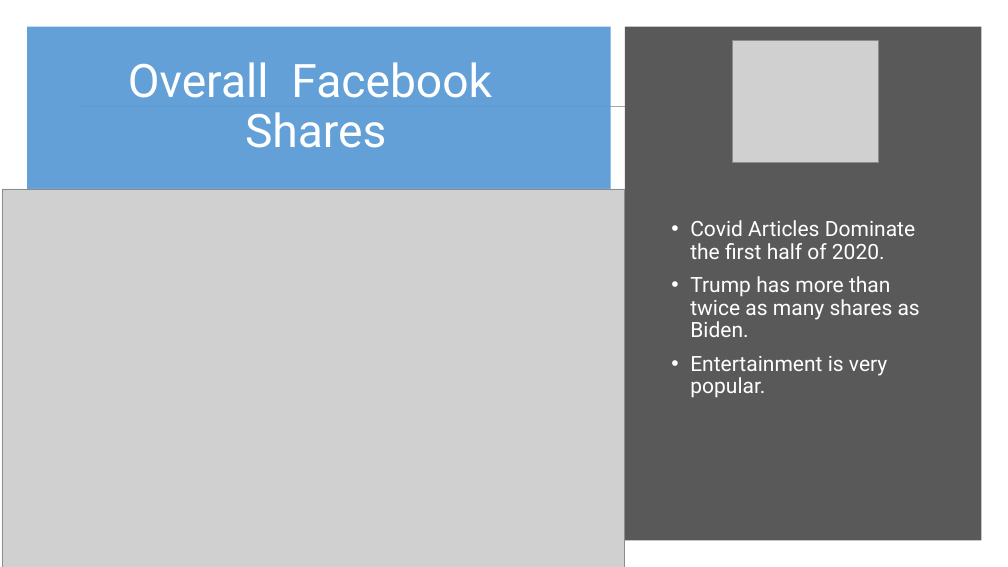
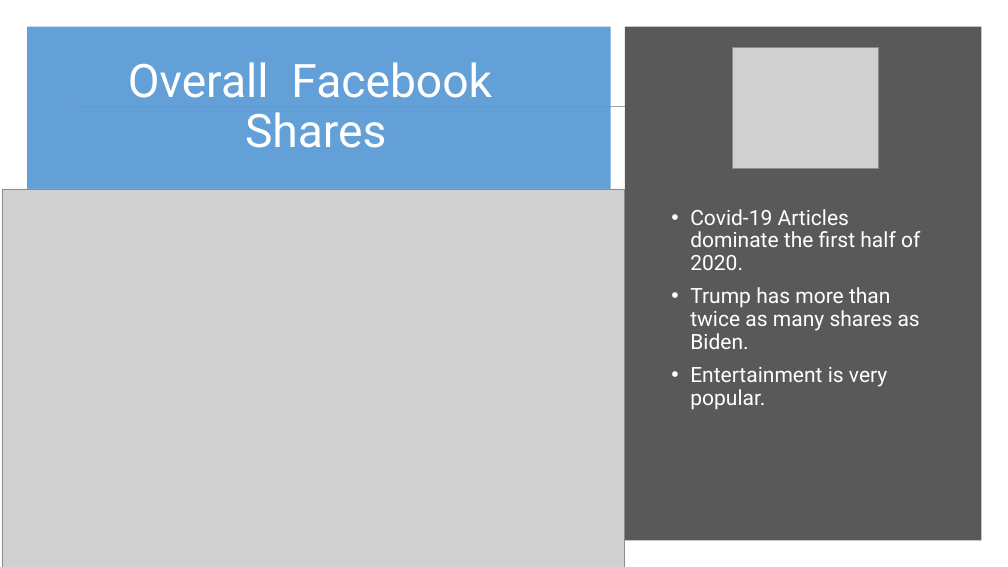
Before and after one commit to jakehtaylor/Classifying-Clickbait-Headlines, a slide deck: slide 3 of Group 9 - Facebook News Article Analysis.pptx. Drawn at 1008x567 pixels with LibreOffice and Linux fonts; fonts in the diff are those of the drawing; grey boxes stand for pictures. Boxes give left, top, right and bottom in pixels: in the first picture for what was removed or moved away, otherwise in the second. Text is boxed around its words. In the diff, an @@ line names an element or a change of style, - is before the commit and + after.

```diff
--- a/Group 9 - Facebook News Article Analysis.pptx
+++ b/Group 9 - Facebook News Article Analysis.pptx
@@ picture: place and size @@
-picture at <box>733,41,879,163</box>
+picture at <box>733,47,879,169</box>
@@ text at <box>690,209,920,270</box>: text changed @@
-• Covid Articles Dominate the first half of 2020.
+• Covid-19 Articles dominate the first half of 2020.
```
Also in this commit, not shown: 3 other slides changed.
